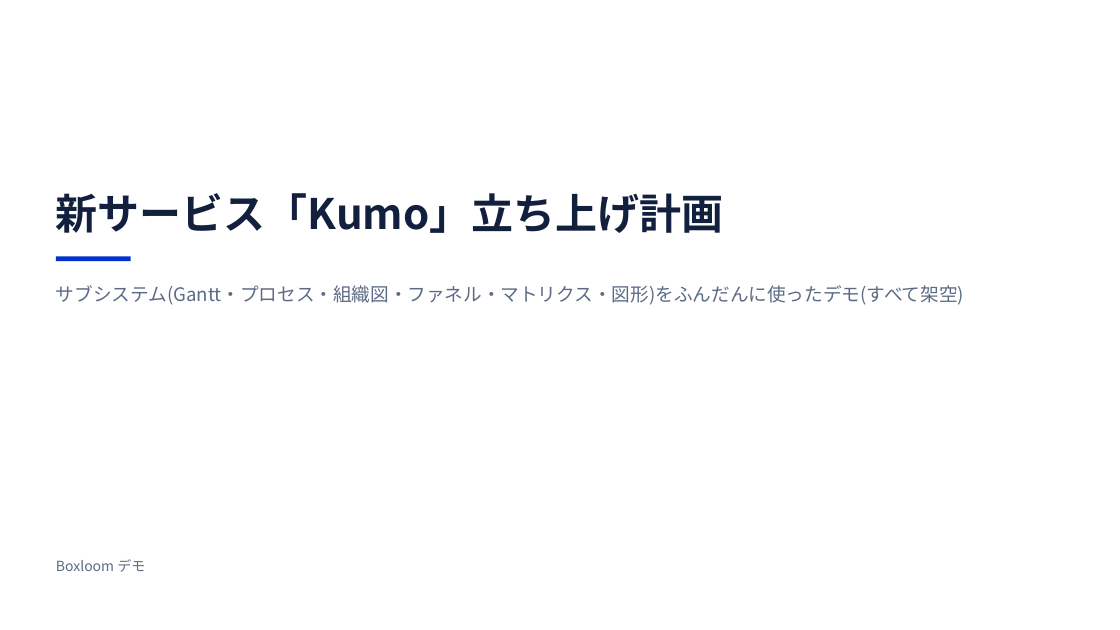
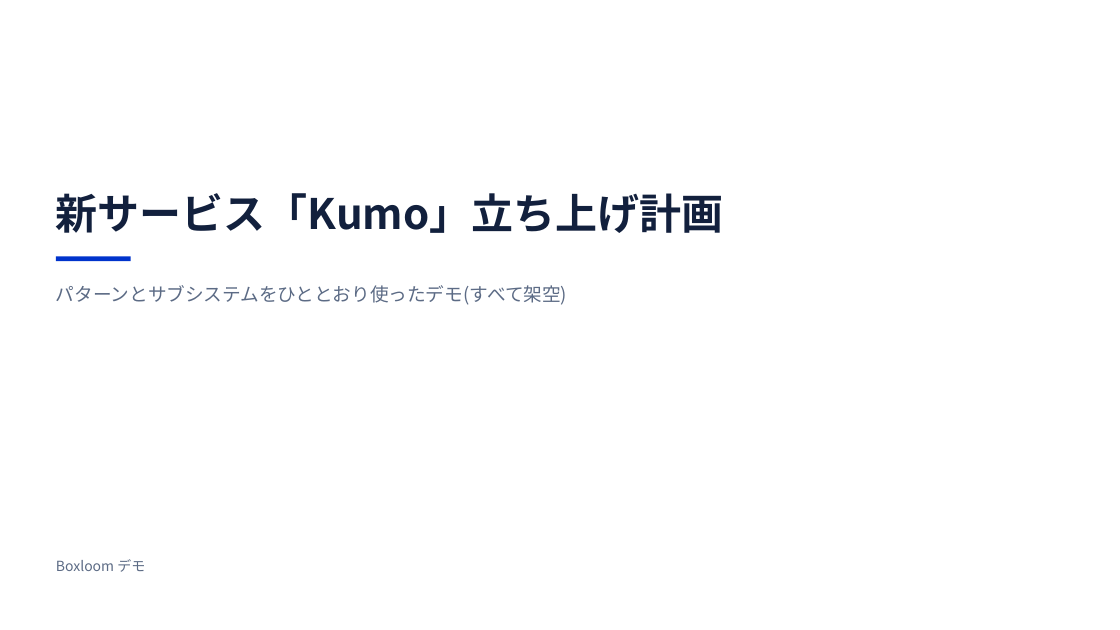
Before and after one commit to tjst-t/boxloom, a slide deck: slide 1 of boxloom/out/subsystems_showcase_light.pptx. Drawn at 1120x630 pixels with LibreOffice and Linux fonts; fonts in the diff are those of the drawing. Boxes give left, top, right and bottom in pixels: in the first picture for what was removed or moved away, otherwise in the second. Text is boxed around its words. In the diff, an @@ line names an element or a change of style, - is before the commit and + after.

```diff
--- a/boxloom/out/subsystems_showcase_light.pptx
+++ b/boxloom/out/subsystems_showcase_light.pptx
@@ subtitle at (56, 285, 567, 305): text changed @@
-サブシステム(Gantt・プロセス・組織図・ファネル・マトリクス・図形)をふんだんに使ったデモ(すべて架空)
+パターンとサブシステムをひととおり使ったデモ(すべて架空)
```
Also in this commit, not shown: 9 other slides changed, 10 slides added, 2 other files.
